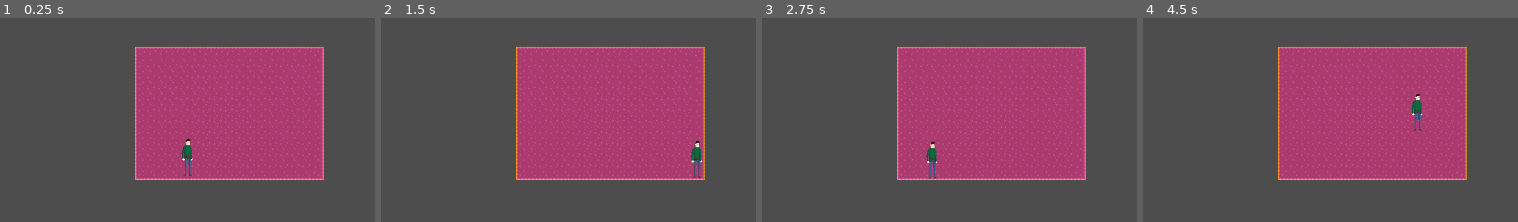
Above: before the commit, frames 1-4 (left to right).
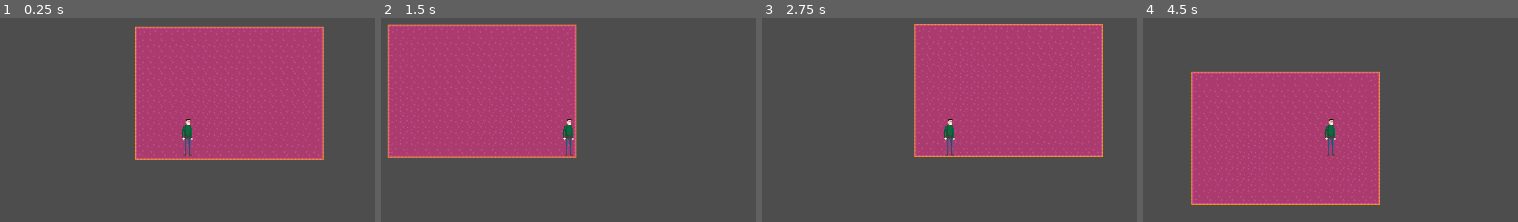
Above: after the commit, the same moments.

Repository: pilielectrica/The-Return-Of-Rock-And-Roll
Game: Godot game, scene res://node_2d.tscn
Same seed, same stepped clock (60 frames per second), same inputs: the game is played once before the commit and once after it.
Inputs:
- Up to frame 1 (0.25 s): no input
- Up to frame 2 (1.5 s): tap Enter (ui_accept) at 0.5, 0.77 s; hold Right (ui_right) from 0.53 s (still down)
- Up to frame 3 (2.75 s): tap Enter (ui_accept) at 1.52 s; release Right (ui_right) at 2.03 s; hold Left (ui_left) from 2.03 s (still down)
- Up to frame 4 (4.5 s): release Left (ui_left) at 2.78 s; hold Right (ui_right) 2.78-4.28 s; tap Enter (ui_accept) at 3.02, 3.77, 4.25 s; hold Left (ui_left) from 4.28 s (still down)

The runs differ from the first frame. In frame 1, 13% of the frame differs, in the area x 36-87%, y 3-80%; in frame 2, 50%, in the area x 1-87%, y 2-80%; in frame 3, 19%; in frame 4, 39%.

Commit message:
version de godot correcta ahora aa

Diff:
--- a/character_body_2d.tscn
+++ b/character_body_2d.tscn
@@ -54,8 +54,6 @@
 
 [node name="AnimatedSprite2D" type="AnimatedSprite2D" parent="."]
 sprite_frames = SubResource("SpriteFrames_4sjlk")
-frame = 4
-frame_progress = 0.751293
 
 [node name="CollisionShape2D" type="CollisionShape2D" parent="."]
 position = Vector2(-4.5, 1.25)
--- a/node_2d.tscn
+++ b/node_2d.tscn
@@ -233,12 +233,4 @@
 tile_map_data = PackedByteArray("AAD7//3/AAAAAA0AAAD7//7/AAAAAA0AAAD7////AAAAAA0AAAD7/wAAAAAAAA0AAAD7/wEAAAAAAA0AAAD7/w …(3184 unchanged characters)…
 tile_set = SubResource("TileSet_y32ns")
 
-[node name="CharacterBody2D" type="CharacterBody2D" parent="."]
-
-[node name="CollisionShape2D" type="CollisionShape2D" parent="CharacterBody2D"]
-
-[node name="AnimatedSprite2D" type="AnimatedSprite2D" parent="CharacterBody2D"]
-
-[node name="Camera2D" type="Camera2D" parent="CharacterBody2D"]
-
 [node name="CharacterBody2D2" parent="." instance=ExtResource("2_epypp")]
